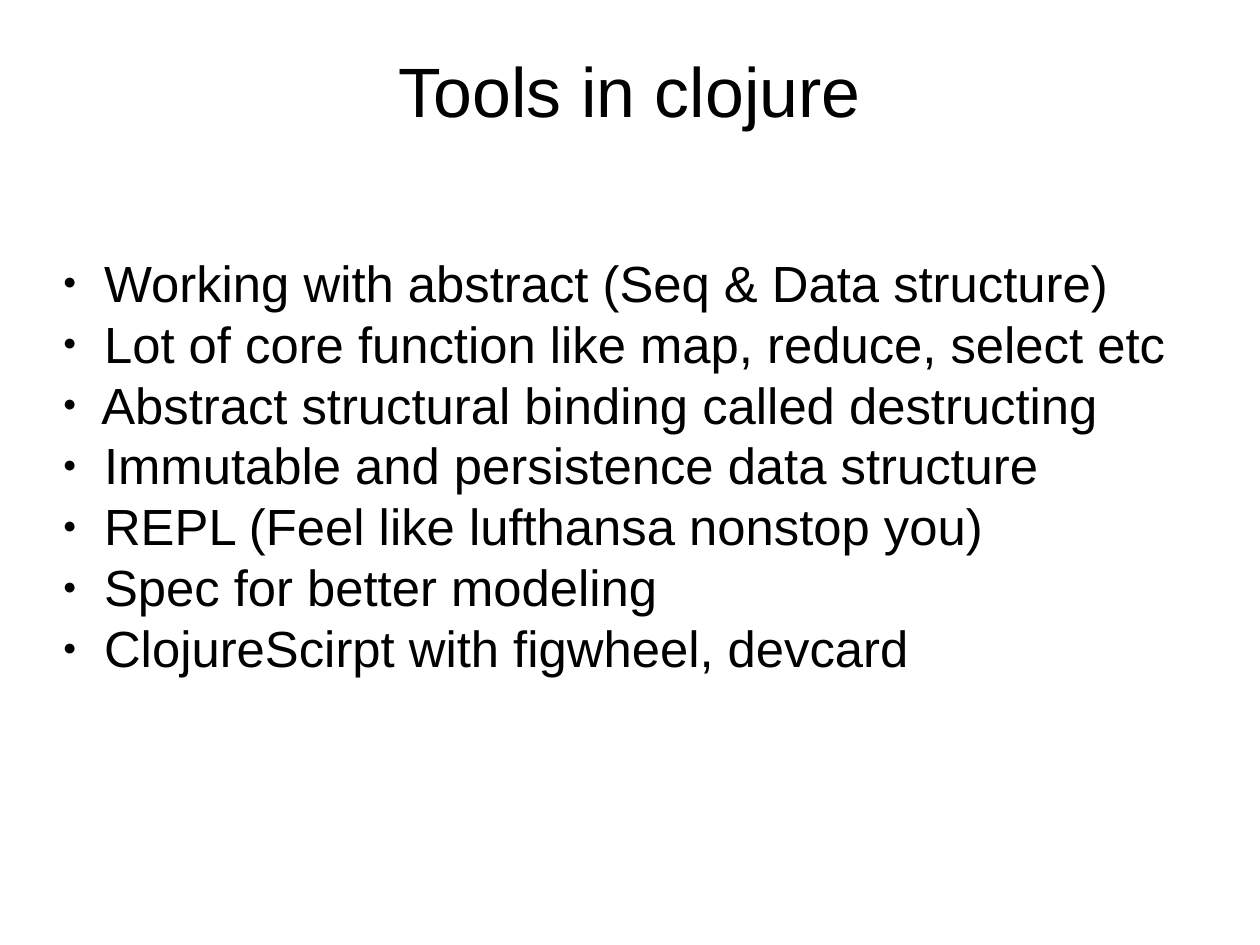
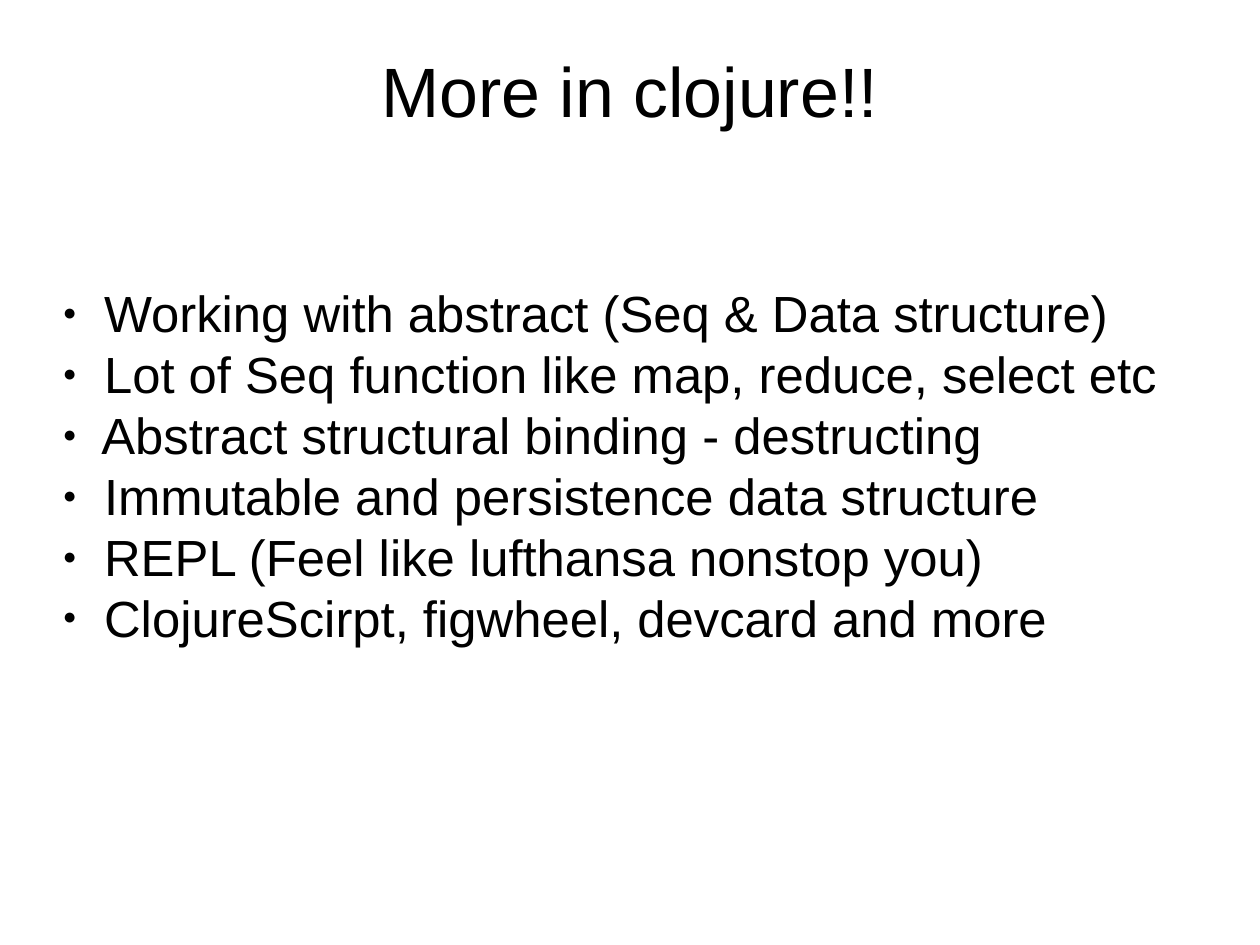
Before and after one commit to Mamun/prac, a slide deck: slide 12 of slide.odp (slide 11 before the commit). Drawn at 1260x945 pixels with LibreOffice and Linux fonts; fonts in the diff are those of the drawing; background and template pictures are left out. Boxes give left, top, right and bottom in pixels: in the first picture for what was removed or moved away, otherwise in the second. Text is boxed around its words. In the diff, an @@ line names an element or a change of style, - is before the commit and + after.

Commit message:
Update

```diff
--- a/slide.odp
+++ b/slide.odp
@@ title at <box>381,66,877,131</box>: text changed @@
-Tools in clojure
+More in clojure!!
@@ subtitle at <box>101,356,1157,465</box>: text changed @@
-● Lot of core function like map, reduce, select etc
-● Abstract structural binding called destructing
+● Lot of Seq function like map, reduce, select etc
+● Abstract structural binding - destructing
@@ subtitle at <box>104,600,1047,647</box>: text changed @@
-● Spec for better modeling
-● ClojureScirpt with figwheel, devcard
+● ClojureScirpt, figwheel, devcard and more
```
Also in this commit, not shown: 3 other slides changed, 5 slides added.
